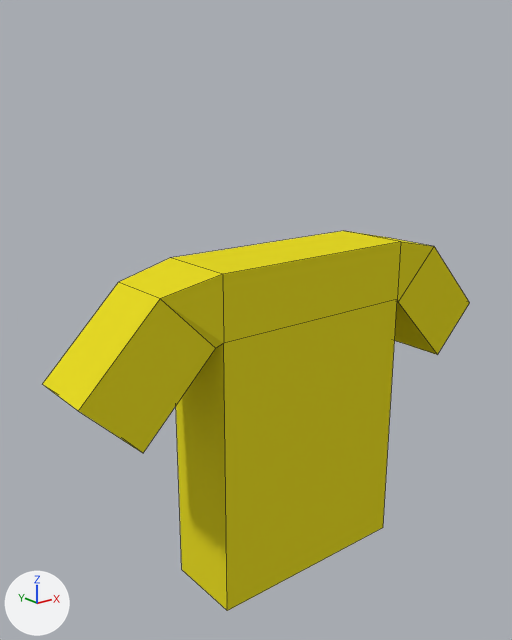
The Blender file Blender/outfit_character.blend, before and after one commit.
One viewpoint serves both versions: a 50 mm camera at (-1.99, -2.25, 2.1) aimed at (-0.12, 0.08, 1.16). The lights are fixed; the arrows at lower left show +X, +Y and +Z. Mesh edges are drawn as thin lines.
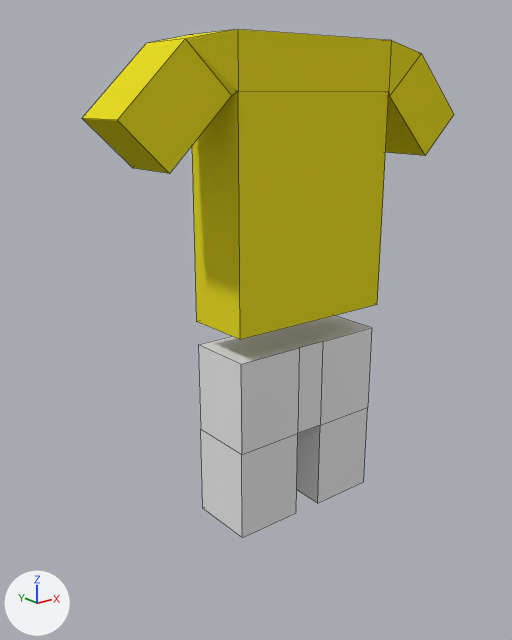
Where the newer file only moved an object's origin or applied its transform, the numbers keep the older frame.

Location of each change, (x1, y1, x2, y2) in pixels of the pictures (512 x 640 px):
```json
{"object": "Cube", "change": "mesh rescaled", "before": [43, 231, 470, 611], "after": [82, 29, 454, 339], "on screen": "13% narrower, 18% shorter"}
{"object": "Cube.001", "change": "added", "after": [198, 316, 372, 538]}
```

The change, as JSON lines over the scene's bpy script:
```json
{"block": "me_cube_001", "where": "me_cube_001.from_pydata(...)  # 28 vertices, 30 faces; spans x -1.08..1.08, y -0.18..0.18, z 0.0..1.48"}
{"block": "me_cube_001", "where": "# used by ob_cube; location = (-0.004, -0.018, 0.0)"}
{"block": "me_cube_001", "change": "me_cube_001 part 1: the whole mesh is scaled about its middle by (0.797, 0.84, 0.759), then moved by (0.0, 0.0, 1.02)"}
{"op": "add", "block": "me_cube", "code": ["me_cube = bpy.data.meshes.new('Cube')", "me_cube.from_pydata(...)  # 24 vertices, 20 faces; spans x -2.43..2.43, y -1.01..1.01, z -1.01..0.99"]}
{"op": "add", "block": "ob_cube_001", "code": ["ob_cube_001 = bpy.data.objects.new('Cube.001', me_cube)", "ob_cube_001.location = (0.0, 0.001, 0.689)", "ob_cube_001.scale = (0.156, 0.15, 0.4)"]}
```
